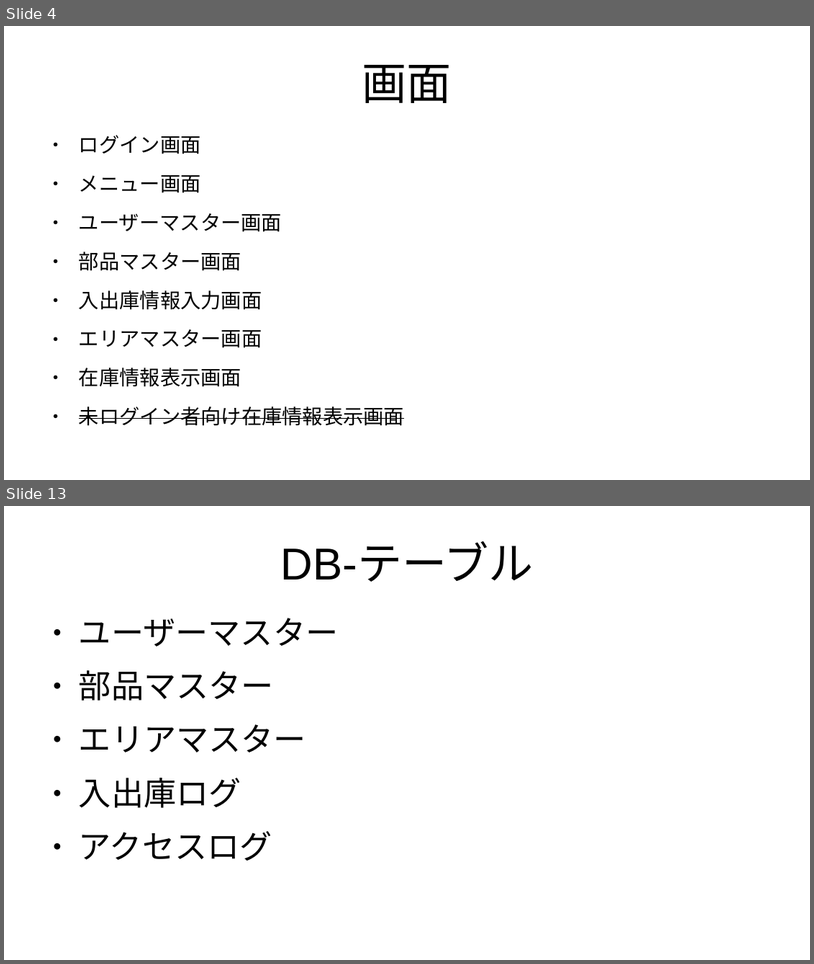
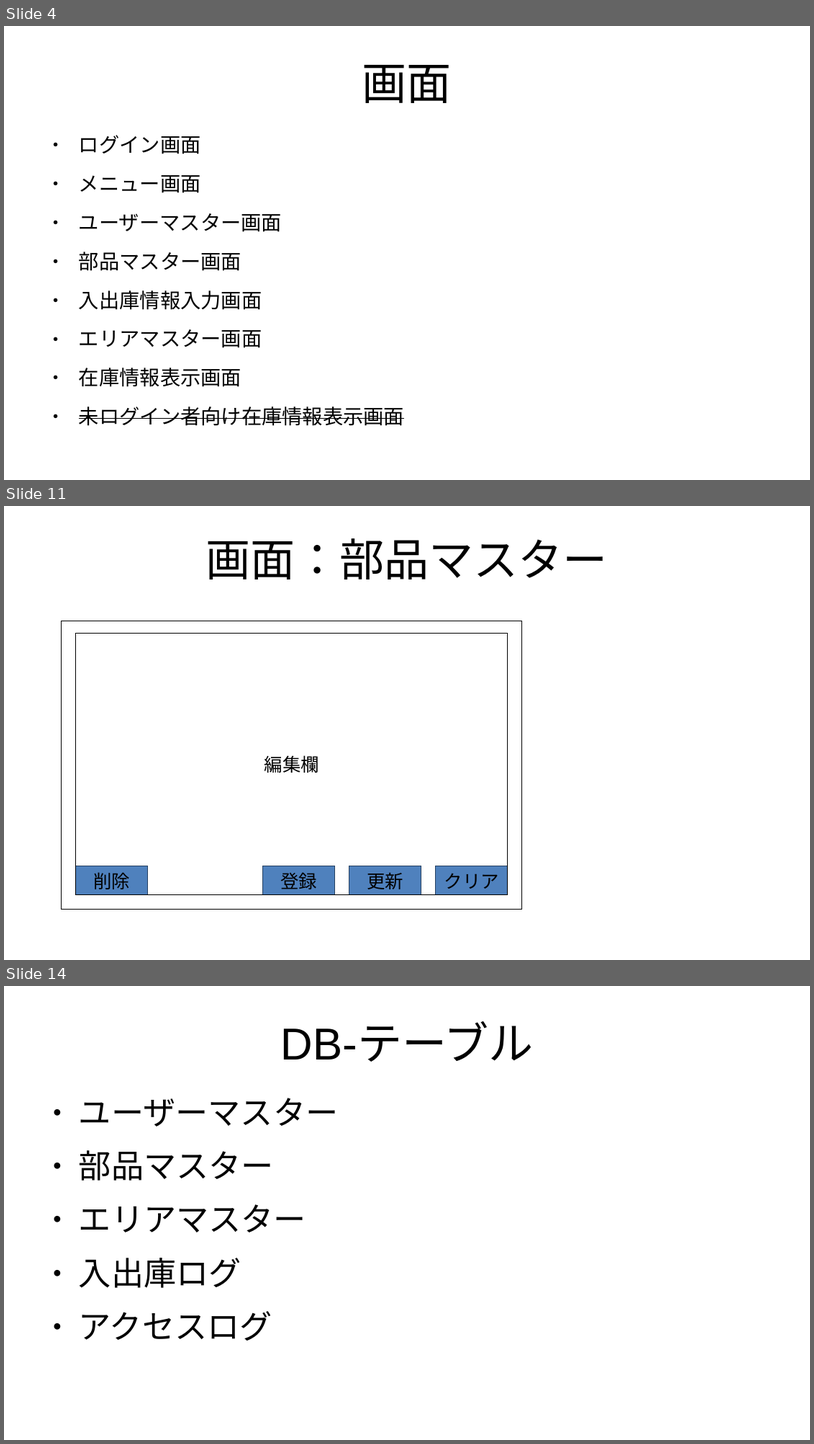
Before and after one commit to roja1988/88_WorkProduct, a slide deck: 成果物案.pptx. Shown one above the other, each under a label of ours: slides 4 and 13 before the commit, slides 4, 11 and 14 after it; the slides between them are not shown. The pictures are 814x964 and 814x1444 pixels, drawn with LibreOffice and Linux fonts; fonts in the diff are those of the drawing. Boxes give left, top, right and bottom in pixels: in the first picture for what was removed or moved away, otherwise in the second. Text is boxed around its words. In the diff, an @@ line names an element or a change of style, - is before the commit and + after.

Commit message:
部品マスター編集画面を追加

```diff
--- a/成果物案.pptx
+++ b/成果物案.pptx
@@ slide 11 added at [4, 506, 810, 960], background #FFFFFF @@
@@ title added at [206, 538, 608, 579], 44 pt, text #000000 @@
+画面：部品マスター
@@ rectangle added at [62, 621, 523, 909], outline #000000 0 pt @@
@@ rectangle added at [76, 633, 508, 895], outline #000000 0 pt, 18 pt, text #000000 @@
+編集欄
@@ rectangle added at [76, 866, 147, 895], fill #4F81BD, outline #254061 0 pt, 18 pt, text #000000 @@
+削除
@@ rectangle added at [263, 866, 334, 895], fill #4F81BD, outline #254061 0 pt, 18 pt, text #000000 @@
+登録
@@ rectangle added at [350, 866, 421, 895], fill #4F81BD, outline #254061 0 pt, 18 pt, text #000000 @@
+更新
@@ rectangle added at [437, 866, 508, 895], fill #4F81BD, outline #254061 0 pt, 18 pt, text #000000 @@
+クリア
@@ what was slide 13 is now slide 14 @@
```
Also in this commit, not shown: 9 slides changed, 5 other files.
